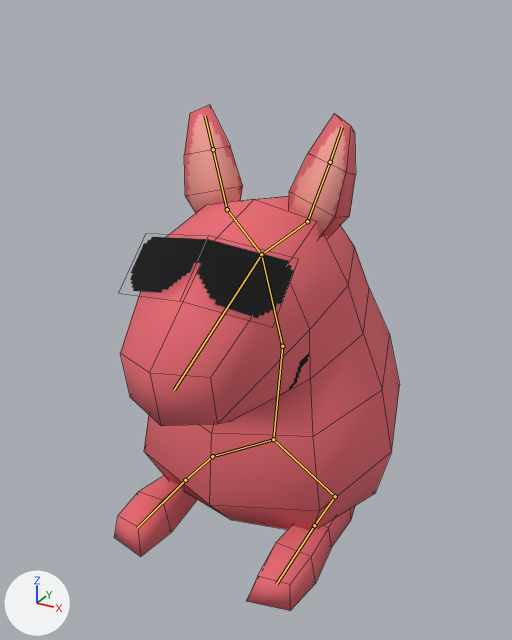
One commit to the Blender file Capstone Project/Assets/Blender/Mr. Mackinley/Mr. Mackinley.blend: the scene before it, then after it.
The view is the same before and after, from a 50 mm lens placed at (1.68, -3.21, 2.03), pointed at (-0.03, -0.11, 0.48). The axes (+X, +Y, +Z) are drawn at lower left. The lights are the same throughout. The bones that bend it are drawn over the model as lines. Mesh edges are drawn as thin lines.

The first picture shows 'Body', 'Ears', 'Feet', 'Shades'.
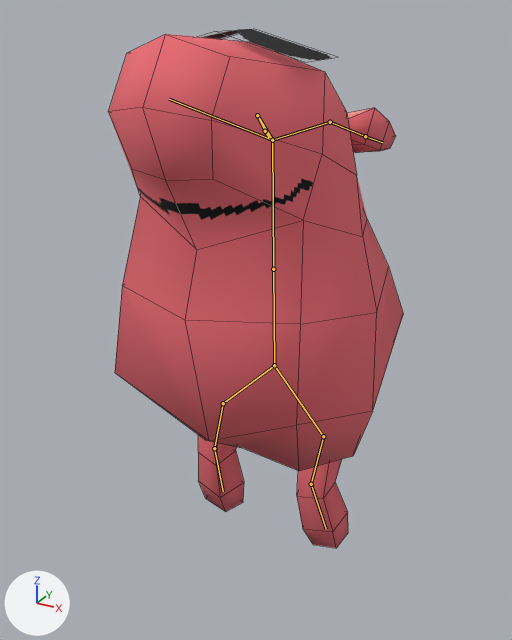
The newer file adds an action. The first version stands in its rest pose; the second is drawn at frame 7 of the action 'Jump'.

Where the change shows, as pixel boxes [x1, y1, x2, y2] in the pictures (512 x 640 px):
'Body', posed (30% taller)
    before: [120, 196, 400, 531]
    after: [108, 34, 403, 471]
'Feet', posed
    before: [115, 476, 355, 611]
    after: [198, 435, 348, 548]
'Ears', posed
    before: [184, 105, 356, 238]
    after: [347, 108, 396, 153]
'Shades', posed
    before: [130, 237, 294, 318]
    after: [202, 29, 331, 61]
bone 'Waist', root to tip
    before: (273, 439) to (282, 346)
    after: (274, 365) to (273, 269)
bone 'Neck', root to tip
    before: (282, 346) to (261, 254)
    after: (273, 269) to (272, 140)
bone 'Head', root to tip
    before: (261, 254) to (174, 390)
    after: (272, 140) to (169, 99)
bone 'HeadToEar.L', root to tip
    before: (261, 254) to (307, 221)
    after: (272, 140) to (330, 122)
bone 'EarHalf1.L', root to tip
    before: (307, 221) to (330, 162)
    after: (330, 122) to (365, 136)
bone 'HeadToEar.R', root to tip
    before: (261, 254) to (227, 209)
    after: (272, 140) to (257, 115)
bone 'EarHalf1.R', root to tip
    before: (227, 209) to (213, 149)
    after: (257, 115) to (265, 131)
bone 'Thigh.L', root to tip
    before: (273, 439) to (335, 496)
    after: (274, 365) to (323, 436)
bone 'Heel.L', root to tip
    before: (335, 496) to (314, 525)
    after: (323, 436) to (311, 484)
bone 'Toe.L', root to tip
    before: (314, 525) to (276, 584)
    after: (311, 484) to (326, 529)
bone 'Thigh.R', root to tip
    before: (273, 439) to (212, 456)
    after: (274, 365) to (223, 403)
bone 'Heel.R', root to tip
    before: (212, 456) to (185, 480)
    after: (223, 403) to (214, 448)
bone 'Toe.R', root to tip
    before: (185, 480) to (137, 528)
    after: (214, 448) to (223, 491)

Diff of the bpy script that builds the scene:
```diff
--- a/Capstone Project/Assets/Blender/Mr. Mackinley/Mr. Mackinley.blend.py
+++ b/Capstone Project/Assets/Blender/Mr. Mackinley/Mr. Mackinley.blend.py
@@ bone_waist @@
 bone_waist = bpy.data.objects['Armature'].pose.bones['Waist']
-bone_waist.location = (0.0, 0.0, 0.0)
-bone_waist.rotation_quaternion = (1.0, 0.0, 0.0, 0.0)  # degrees (0, 0, 0)
+bone_waist.location = (0.0, 0.5, 0.086)
+bone_waist.rotation_quaternion = (0.995, 0.103, 0.0, 0.0)  # degrees (12, 0, 0)
@@ bone_neck @@
 bone_neck = bpy.data.objects['Armature'].pose.bones['Neck']  # child of 'Waist'
-bone_neck.rotation_quaternion = (1.0, 0.0, 0.0, 0.0)  # degrees (0, 0, 0)
+bone_neck.rotation_quaternion = (0.961, -0.275, 0.0, 0.0)  # degrees (-32, 0, 0)
@@ bone_head @@
 bone_head = bpy.data.objects['Armature'].pose.bones['Head']  # child of 'Neck'
-bone_head.rotation_quaternion = (1.0, 0.0, 0.0, 0.0)  # degrees (0, 0, 0)
+bone_head.rotation_quaternion = (0.978, -0.207, 0.0, 0.0)  # degrees (-24, 0, 0)
@@ bone_headtoear_l @@
 bone_headtoear_l = bpy.data.objects['Armature'].pose.bones['HeadToEar.L']  # child of 'Neck'
-bone_headtoear_l.rotation_quaternion = (1.0, 0.0, 0.0, 0.0)  # degrees (0, 0, 0)
+bone_headtoear_l.rotation_quaternion = (0.968, -0.147, 0.163, -0.121)  # degrees (-20, 16, -17)
@@ bone_earhalf1_l @@
 bone_earhalf1_l = bpy.data.objects['Armature'].pose.bones['EarHalf1.L']  # child of 'HeadToEar.L'
-bone_earhalf1_l.rotation_quaternion = (1.0, 0.0, 0.0, 0.0)  # degrees (0, 0, 0)
+bone_earhalf1_l.rotation_quaternion = (0.717, -0.512, -0.401, -0.252)  # degrees (-74, -56, 5)
@@ bone_headtoear_r @@
 bone_headtoear_r = bpy.data.objects['Armature'].pose.bones['HeadToEar.R']  # child of 'Neck'
-bone_headtoear_r.rotation_quaternion = (1.0, 0.0, 0.0, 0.0)  # degrees (0, 0, 0)
+bone_headtoear_r.rotation_quaternion = (0.936, -0.217, 0.278, 0.01)  # degrees (-28, 32, -7)
@@ bone_earhalf1_r @@
 bone_earhalf1_r = bpy.data.objects['Armature'].pose.bones['EarHalf1.R']  # child of 'HeadToEar.R'
-bone_earhalf1_r.rotation_quaternion = (1.0, 0.0, 0.0, 0.0)  # degrees (0, 0, 0)
+bone_earhalf1_r.rotation_quaternion = (0.9, -0.348, -0.098, 0.245)  # degrees (-42, 0, 31)
@@ bone_thigh_l @@
 bone_thigh_l = bpy.data.objects['Armature'].pose.bones['Thigh.L']
-bone_thigh_l.location = (0.0, 0.0, 0.0)
-bone_thigh_l.rotation_quaternion = (1.0, 0.0, 0.0, 0.0)  # degrees (0, 0, 0)
+bone_thigh_l.location = (-0.06, -0.255, 0.435)
+bone_thigh_l.rotation_quaternion = (0.932, -0.117, 0.334, -0.079)  # degrees (-20, 37, -16)
@@ bone_heel_l @@
 bone_heel_l = bpy.data.objects['Armature'].pose.bones['Heel.L']  # child of 'Thigh.L'
-bone_heel_l.rotation_quaternion = (1.0, 0.0, 0.0, 0.0)  # degrees (0, 0, 0)
+bone_heel_l.rotation_quaternion = (0.911, -0.28, -0.068, 0.297)  # degrees (-33, 2, 35)
@@ bone_toe_l @@
 bone_toe_l = bpy.data.objects['Armature'].pose.bones['Toe.L']  # child of 'Heel.L'
-bone_toe_l.rotation_quaternion = (1.0, 0.0, 0.0, 0.0)  # degrees (0, 0, 0)
+bone_toe_l.rotation_quaternion = (0.954, -0.238, -0.003, 0.183)  # degrees (-27, 5, 21)
@@ bone_thigh_r @@
 bone_thigh_r = bpy.data.objects['Armature'].pose.bones['Thigh.R']
-bone_thigh_r.location = (0.0, 0.0, 0.0)
-bone_thigh_r.rotation_quaternion = (1.0, 0.0, 0.0, 0.0)  # degrees (0, 0, 0)
+bone_thigh_r.location = (0.06, -0.255, 0.435)
+bone_thigh_r.rotation_quaternion = (0.919, -0.121, -0.371, 0.053)  # degrees (-21, -42, 15)
@@ bone_heel_r @@
 bone_heel_r = bpy.data.objects['Armature'].pose.bones['Heel.R']  # child of 'Thigh.R'
-bone_heel_r.rotation_quaternion = (1.0, 0.0, 0.0, 0.0)  # degrees (0, 0, 0)
+bone_heel_r.rotation_quaternion = (0.905, -0.21, 0.054, -0.365)  # degrees (-25, -3, -43)
@@ bone_toe_r @@
 bone_toe_r = bpy.data.objects['Armature'].pose.bones['Toe.R']  # child of 'Heel.R'
-bone_toe_r.rotation_quaternion = (1.0, 0.0, 0.0, 0.0)  # degrees (0, 0, 0)
+bone_toe_r.rotation_quaternion = (0.964, -0.242, -0.02, -0.106)  # degrees (-28, -5, -11)
```
